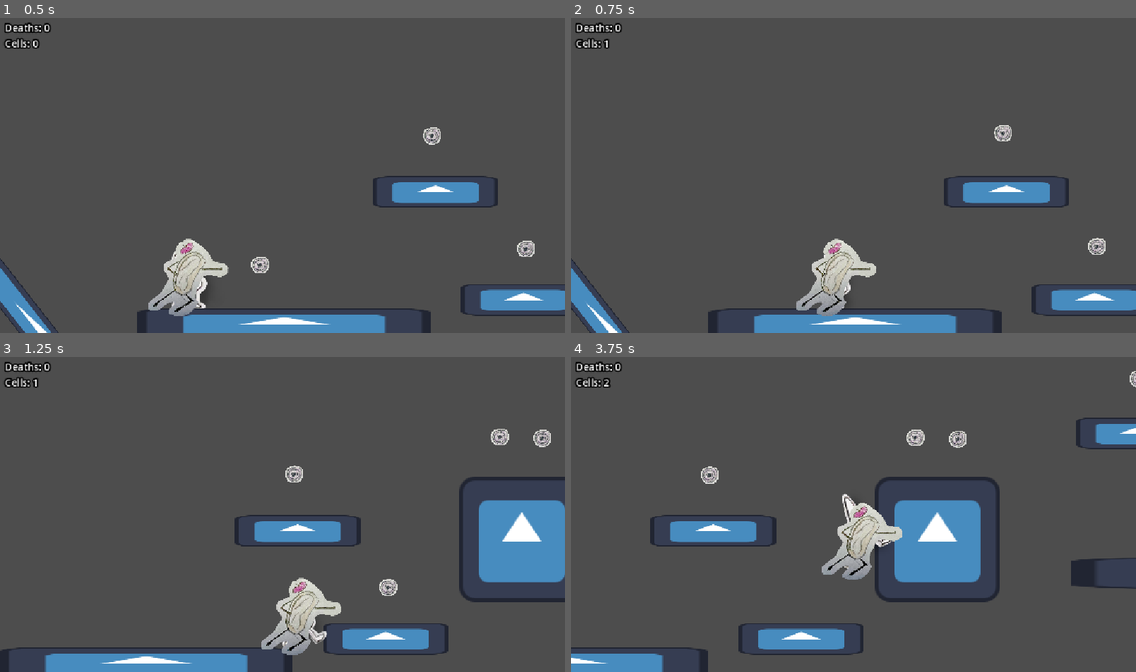
Above: before the commit, frames 1-4 (two rows, left to right).
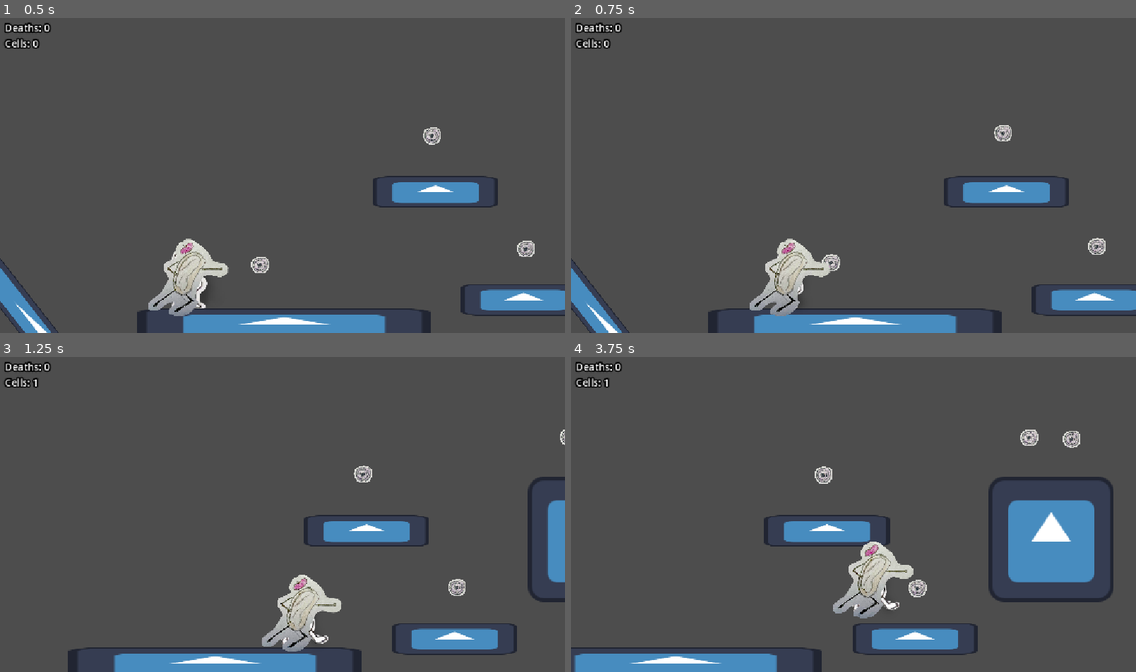
Above: after the commit, the same moments.

Repository: lmg-abe/runny-nose
Game: Godot game, scene res://main.tscn
Two runs of this game, one before a commit and one after it. Both use one fixed random seed, a clock stepped at 60 frames per second and the inputs below. This scene is started directly instead of the project's main scene. The engine's default icon, where the game draws it, is replaced by a stand-in: a white triangle on a blue panel in a dark square.
Inputs:
- Up to frame 1 (0.5 s): no input
- Up to frame 2 (0.75 s): hold D (move_right) from 0.53 s (still down); tap 3 (dash) at 0.6 s
- Up to frame 3 (1.25 s): keep holding D (move_right); tap Space (jump) at 0.77 s; tap 2 (pick_up) at 0.8 s
- Up to frame 4 (3.75 s): tap 2 (pick_up) at 1.35, 2.3, 2.85 s; tap Space (jump) at 1.52, 3.02 s; tap 3 (dash) at 1.55, 2.1, 3.05 s; release D (move_right) at 2.03 s; hold A (move_left) 2.03-2.78 s; hold D (move_right) from 2.78 s (still down); tap 1 (sneeze) at 3.6 s

Frame 1 is identical in both runs. In frame 2, 3.1% of the frame differs, in the area x 5-55%, y 6-95%; in frame 3, 12%; in frame 4, 21%, in the area x 0-100%, y 4-100%.

Commit message:
added npcs

Diff:
--- /dev/null
+++ b/ear_npc.gd
@@ -0,0 +1,14 @@
+extends Area2D
+
+func _ready() -> void:
+	if Global.got_ear == true:
+		queue_free()
+#if the player already has the ability, the NPC deletes itself.
+
+
+
+func _on_body_entered(body: Node2D) -> void:
+	if body.name == "Runny":
+		Global.got_ear = true
+		queue_free()
+#code from the collectables that sets got_hand to true when touched by the player.
--- /dev/null
+++ b/ear_npc.tscn
@@ -0,0 +1,15 @@
+[gd_scene format=3 uid="uid://dqm5cpuwo6jsg"]
+
+[ext_resource type="Script" uid="uid://b24dajsefnuo1" path="res://ear_npc.gd" id="1_uye5x"]
+
+[sub_resource type="CapsuleShape2D" id="CapsuleShape2D_qen3a"]
+radius = 64.0
+height = 256.0
+
+[node name="ear_npc" type="Area2D" unique_id=434802834]
+script = ExtResource("1_uye5x")
+
+[node name="CollisionShape2D" type="CollisionShape2D" parent="." unique_id=229022879]
+shape = SubResource("CapsuleShape2D_qen3a")
+
+[connection signal="body_entered" from="." to="." method="_on_body_entered"]
--- a/global.gd
+++ b/global.gd
@@ -4,6 +4,9 @@
 var collectables : int = 0
 
 signal died
+
+var got_hand : bool = false
+var got_ear : bool = false
 
 signal update_collectables
 
--- /dev/null
+++ b/hand_npc.gd
@@ -0,0 +1,14 @@
+extends Area2D
+
+func _ready() -> void:
+	if Global.got_hand == true:
+		queue_free()
+#if the player already has the ability, the NPC deletes itself.
+
+
+
+func _on_body_entered(body: Node2D) -> void:
+	if body.name == "Runny":
+		Global.got_hand = true
+		queue_free()
+#code from the collectables that sets got_hand to true when touched by the player.
--- /dev/null
+++ b/hand_npc.tscn
@@ -0,0 +1,15 @@
+[gd_scene format=3 uid="uid://58gwltlc3vcu"]
+
+[ext_resource type="Script" uid="uid://bd6qvck6gk1o3" path="res://hand_npc.gd" id="1_iltyl"]
+
+[sub_resource type="CapsuleShape2D" id="CapsuleShape2D_qen3a"]
+radius = 64.0
+height = 256.0
+
+[node name="HandNPC" type="Area2D" unique_id=434802834]
+script = ExtResource("1_iltyl")
+
+[node name="CollisionShape2D" type="CollisionShape2D" parent="." unique_id=229022879]
+shape = SubResource("CapsuleShape2D_qen3a")
+
+[connection signal="body_entered" from="." to="." method="_on_body_entered"]
--- a/main.tscn
+++ b/main.tscn
@@ -15,6 +15,8 @@
 [ext_resource type="PackedScene" uid="uid://kkyiuw4k8h5a" path="res://goop.tscn" id="11_efxa6"]
 [ext_resource type="PackedScene" uid="uid://32q6niro3beh" path="res://bubble.tscn" id="12_dg77c"]
 [ext_resource type="PackedScene" uid="uid://dx3ma57wvrfwy" path="res://basic_enemy.tscn" id="13_ycdy4"]
+[ext_resource type="PackedScene" uid="uid://58gwltlc3vcu" path="res://hand_npc.tscn" id="16_2cqfq"]
+[ext_resource type="PackedScene" uid="uid://dqm5cpuwo6jsg" path="res://ear_npc.tscn" id="17_yaehf"]
 
 [sub_resource type="RectangleShape2D" id="RectangleShape2D_frgu1"]
 size = Vector2(128, 512)
@@ -272,6 +274,12 @@
 [node name="BasicEnemy" parent="." unique_id=641976464 instance=ExtResource("13_ycdy4")]
 position = Vector2(6784, -351)
 
+[node name="HandNPC" parent="." unique_id=434802834 instance=ExtResource("16_2cqfq")]
+position = Vector2(3662, -358)
+
+[node name="ear_npc" parent="." unique_id=1212801115 instance=ExtResource("17_yaehf")]
+position = Vector2(2102, -596)
+
 [connection signal="body_entered" from="Button" to="Button" method="_on_body_entered"]
 [connection signal="body_exited" from="Button" to="Button" method="_on_body_exited"]
 [connection signal="body_entered" from="Button2" to="Button2" method="_on_body_entered"]
--- a/player_movement.gd
+++ b/player_movement.gd
@@ -82,7 +82,7 @@
 	# move HandArea to the side the player is facing
 	get_node("HandArea").position = Vector2(150*facingDirection,60)
 	# pick up boxes
-	if Input.is_action_just_pressed("pick_up") and not holdingThing:
+	if Input.is_action_just_pressed("pick_up") and not holdingThing and Global.got_hand:
 		var stuffInHandArea = get_node("HandArea").get_overlapping_bodies()
 		for body in stuffInHandArea:
 			if body is RigidBody2D:
@@ -108,7 +108,7 @@
 	if is_on_floor() :
 		canSneeze = true
 		canDash = true
-	if canDash and Input.is_action_just_pressed("dash") and not holdingThing and dashTimer==-1:
+	if canDash and Input.is_action_just_pressed("dash") and not holdingThing and dashTimer==-1 and Global.got_ear:
 		velocity.x+=Input.get_axis("move_left","move_right")*dashSpeed
 		dashTimer=10
 		if velocity.y > 0 :
Not shown, added: ear_npc.gd.uid
Not shown, added: hand_npc.gd.uid
